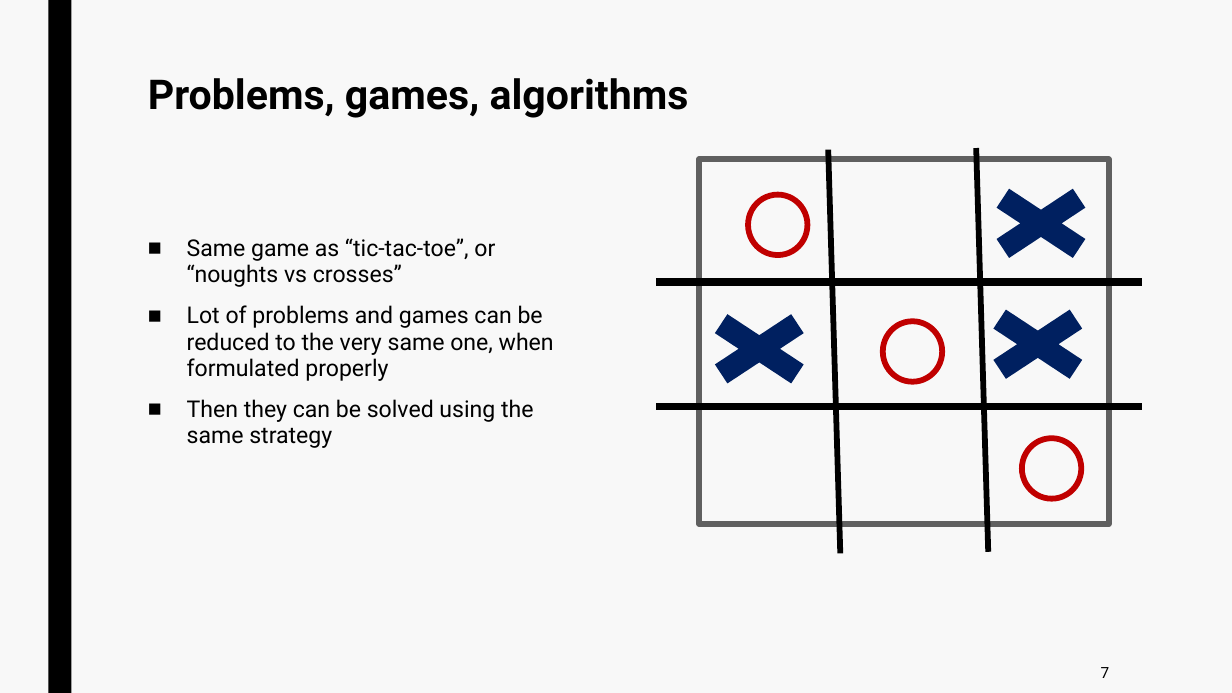
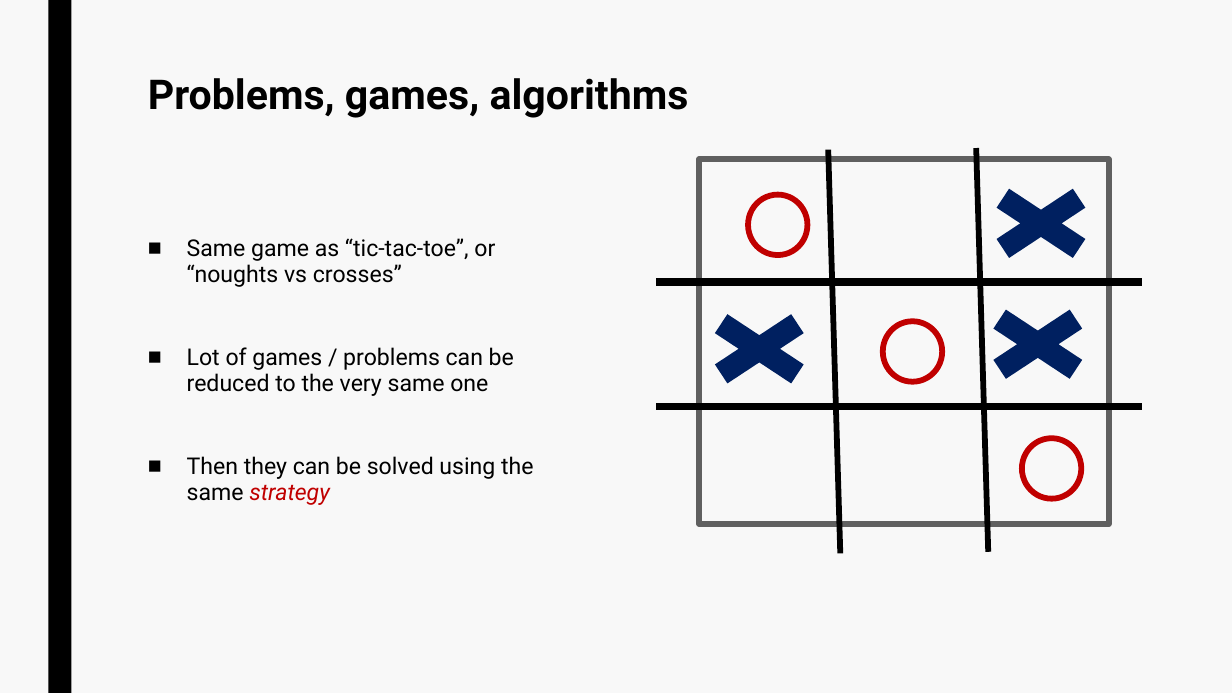
Before and after one commit to jurtasun/presentations, a slide deck: slide 6 of 202306_LMS_Complexity/230619_LMS_Complexity.ppt. Drawn at 1232x693 pixels with LibreOffice and Linux fonts; fonts in the diff are those of the drawing. Boxes give left, top, right and bottom in pixels: in the first picture for what was removed or moved away, otherwise in the second. Text is boxed around its words. In the diff, an @@ line names an element or a change of style, - is before the commit and + after.

```diff
--- a/202306_LMS_Complexity/230619_LMS_Complexity.ppt
+++ b/202306_LMS_Complexity/230619_LMS_Complexity.ppt
@@ text at [187,347,514,396]: text changed @@
-■ Lot of problems and games can be reduced to the very same one, when formulated properly
+■ Lot of games / problems can be reduced to the very same one
@@ text at [187,456,534,505]: text colour #000000 to #C00000, italic on in "strategy" @@
@@ page number removed at [1101,667,1110,678] @@
-7
```
Also in this commit, not shown: 1 other slide changed, 1 slide added, 1 slide removed.
